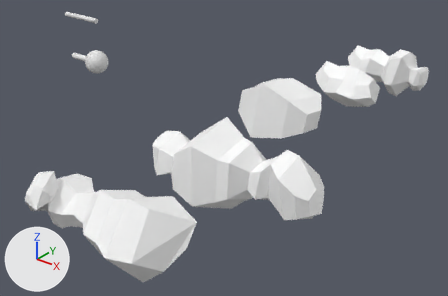
The glTF model public/3d/matthaikirchplatz.glb as it was, and as the next commit left it.
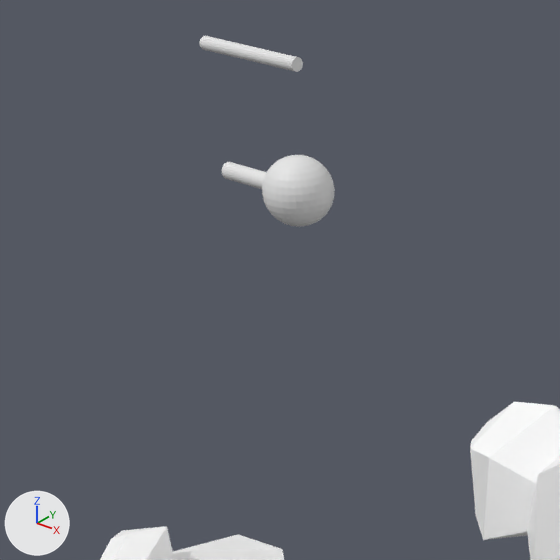
Old and new are each drawn whole from a 50 mm lens placed at (26.6, -20.16, 10.36), pointed at (9.85, 0.77, -2.62) and again close up on the part from 0% to 41% of the width and 0% to 61% of the height. Arrows for +X, +Y and +Z are at lower left; the lights stay in place. Where no turn or scale is listed for an object, it has been applied to the vertices.

In view in the first close-up: 'cloud1', 'cloud2', 'cylinder', 'sphere'.
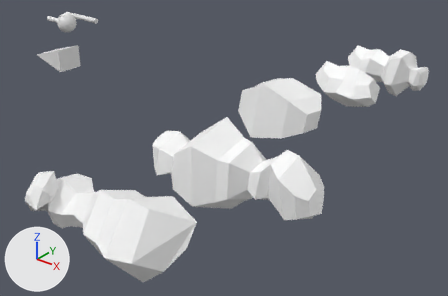
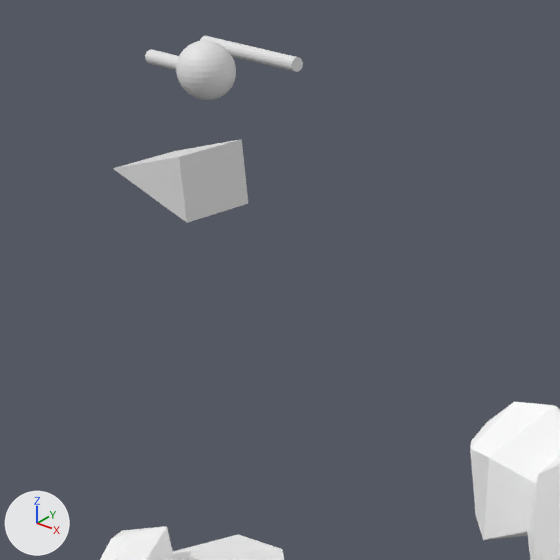
What differs and where, as boxes (x1, y1, x2, y2) in the close-ups (560 x 560 px):
'sphere', moved
    before: (222, 155, 335, 227)
    after: (145, 40, 236, 100)
'beakTop', added
    after: (113, 139, 245, 190)
'beakBottom', added
    after: (114, 169, 248, 223)

The change, as a list of edits to the scene's bpy script:
```text
Add me_plane:
    me_plane.from_pydata([(-2.27, 0.68, 0.0), (-0.27, 0.68, 0.6), (-0.27, 0.68, 0.0), (-2.27, -0.68, 0.0), (-0.27, -0.68, 0.0), (-0.27, -0.68, 0.6)], [], [(0, 1, 2), (3, 4, 5), (1, 0, 3), (1, 3, 5), (2, 1, 5), (2, 5, 4), (0, 2, 4), (0, 4, 3)])
Add me_plane_006:
    me_plane_006.from_pydata([(-2.27, -0.68, 0.0), (-0.27, -0.68, -0.6), (-0.27, -0.68, 0.0), (-2.27, 0.68, 0.0), (-0.27, 0.68, 0.0), (-0.27, 0.68, -0.6)], [], [(0, 1, 2), (3, 4, 5), (1, 0, 3), (1, 3, 5), (2, 1, 5), (2, 5, 4), (0, 2, 4), (0, 4, 3)])
Change ob_sphere:
    ob_sphere.location: (2.07, -0.07, 0.31) -> (-5.52, 4.04, 0.31)
Add ob_beaktop:
    ob_beaktop = bpy.data.objects.new('beakTop', me_plane)
    ob_beaktop.location = (0.0, 0.0, 0.0)
Add ob_beakbottom:
    ob_beakbottom = bpy.data.objects.new('beakBottom', me_plane_006)
    ob_beakbottom.location = (0.0, 0.0, 0.0)
```
